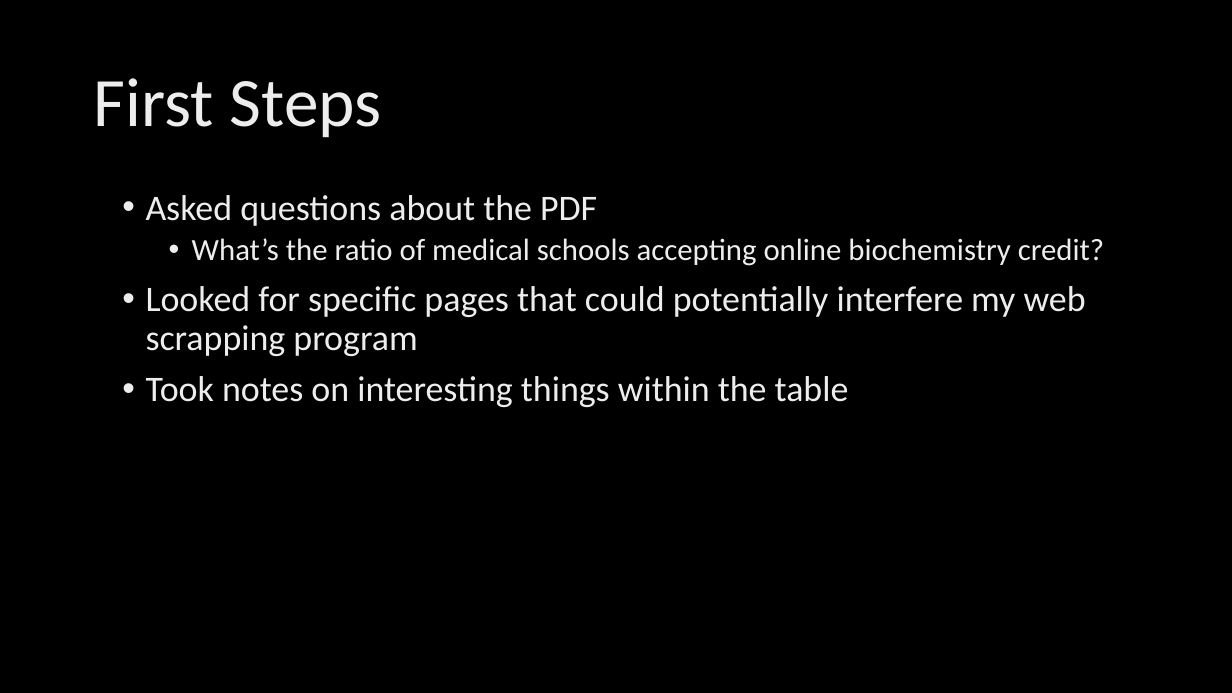
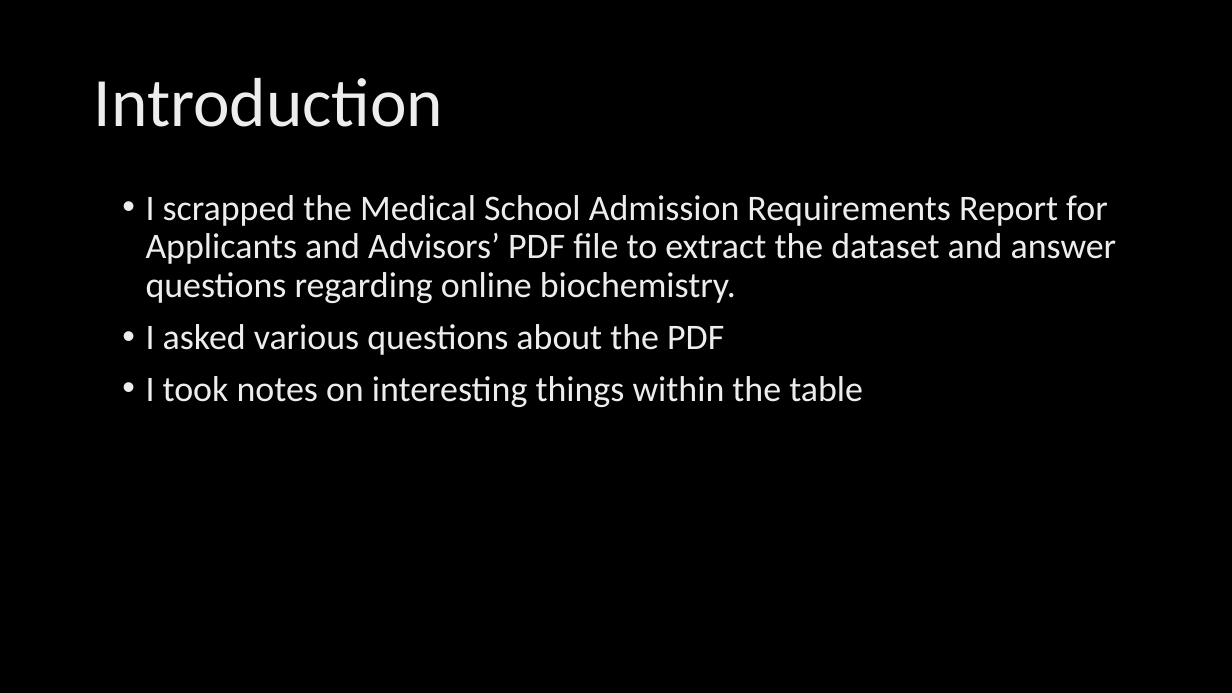
Before and after one commit to georgephung123/MSAR_Course_Consult, a slide deck: slide 2 of MSAR_Findings.pptx. Drawn at 1232x693 pixels with LibreOffice and Linux fonts; fonts in the diff are those of the drawing; background and template pictures are left out. Boxes give left, top, right and bottom in pixels: in the first picture for what was removed or moved away, otherwise in the second. Text is boxed around its words. In the diff, an @@ line names an element or a change of style, - is before the commit and + after.

```diff
--- a/MSAR_Findings.pptx
+++ b/MSAR_Findings.pptx
@@ title at (x1=94, y1=78, x2=443, y2=127): text changed @@
-First Steps
+Introduction
@@ text at (x1=146, y1=195, x2=1117, y2=407): text changed @@
-• Asked questions about the PDF
-  • What’s the ratio of medical schools accepting online biochemistry credit?
-• Looked for specific pages that could potentially interfere my web scrapping program
-• Took notes on interesting things within the table
+• I scrapped the Medical School Admission Requirements Report for Applicants and Advisors’ PDF file to extract the dataset and answer questions regarding online biochemistry.
+• I asked various questions about the PDF
+• I took notes on interesting things within the table
```
Also in this commit, not shown: 7 other slides changed, 8 slides added, 3 slides removed, 1 other file.
